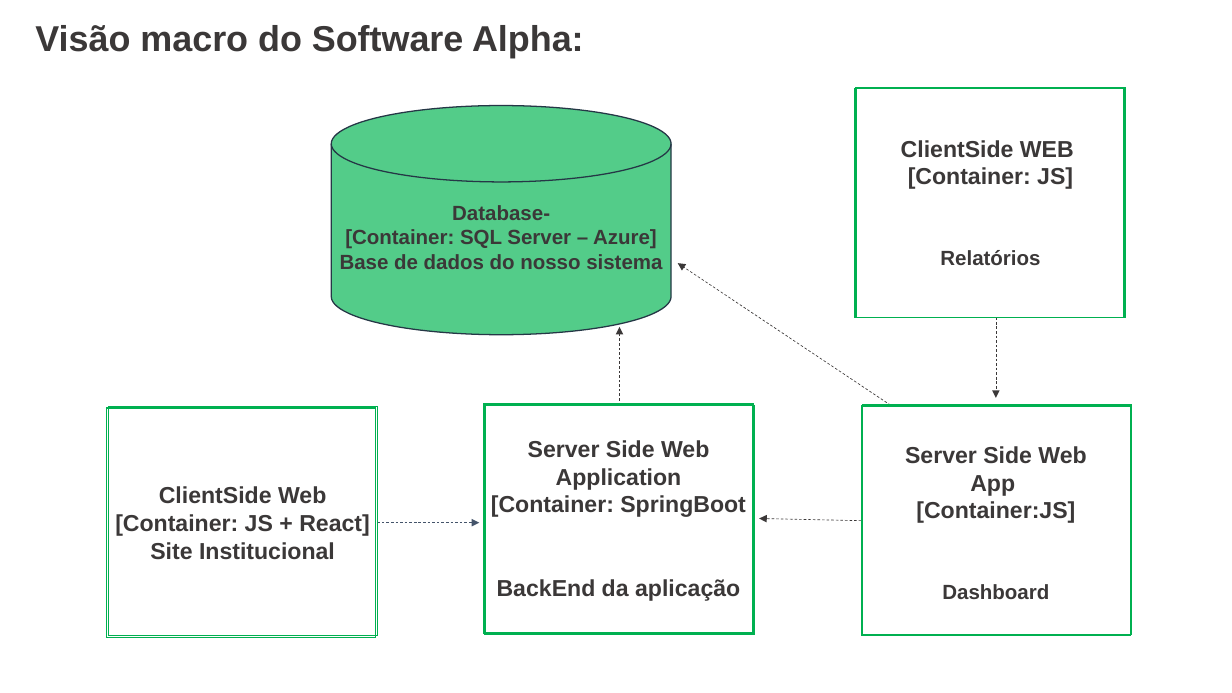
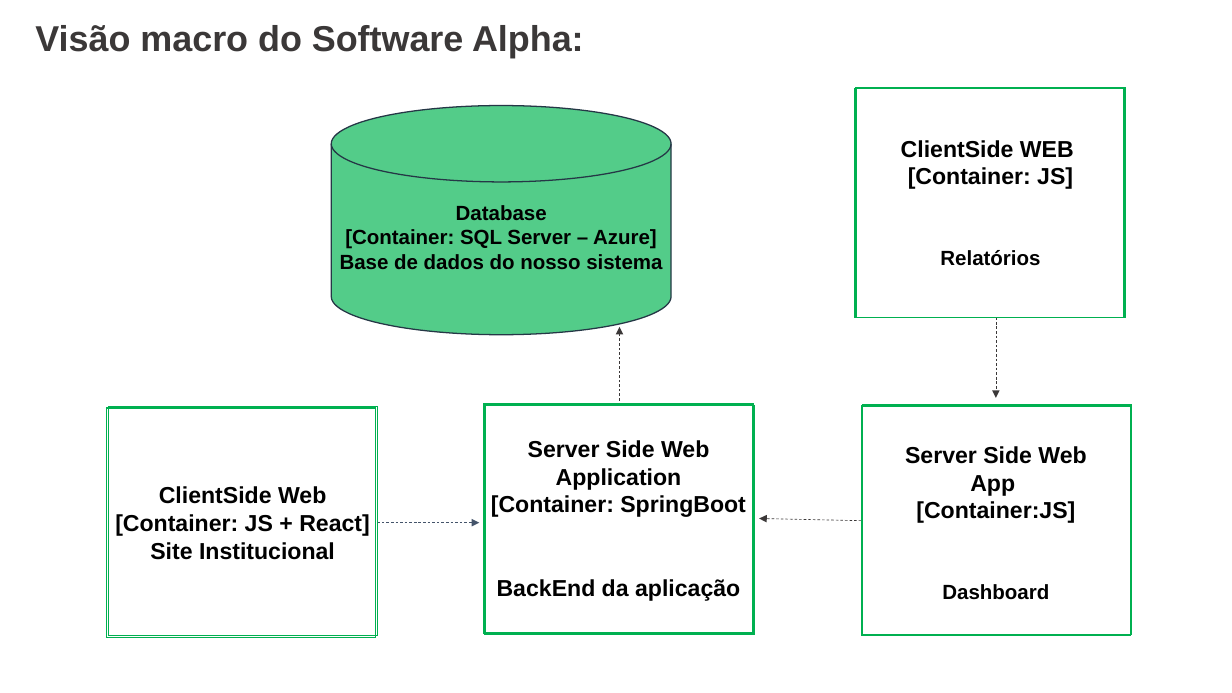
Before and after one commit to mileneoliveira/grupo04-react-web, a slide deck: slide 1 of Documentação/Documentação_Teorica/DiagramaSoftware-Macro V1.pptx. Drawn at 1232x693 pixels with LibreOffice and Linux fonts; fonts in the diff are those of the drawing. Boxes give left, top, right and bottom in pixels: in the first picture for what was removed or moved away, otherwise in the second. Text is boxed around its words. In the diff, an @@ line names an element or a change of style, - is before the commit and + after.

Commit message:
Mudando diagrama software

```diff
--- a/Documentação/Documentação_Teorica/DiagramaSoftware-Macro V1.pptx
+++ b/Documentação/Documentação_Teorica/DiagramaSoftware-Macro V1.pptx
@@ text at (456,205,547,220): text changed; text colour #3B3838 to #000000 @@
-Database-
+Database
@@ text at (340,229,662,269): text colour #3B3838 to #000000 in "[Container: SQL Server – Azure]", "Base de dados do nosso sistema" @@
@@ arrow removed from (891, 406) to (678, 263) @@
@@ text colour #3B3838 to #000000 in 4 elements at (901,140,1074,266), (491,440,746,601), (115,486,370,560), (905,446,1086,600) @@
```
